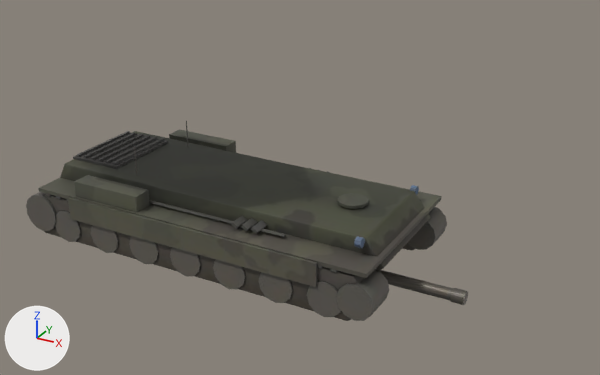
The glTF model www/field/models/leo.glb, before and after one commit.
Camera for both pictures: a 50 mm lens placed at (8.8, -13.3, 8.16), pointed at (1.47, 0.02, 1.5). Every picture has the same lights, and +X, +Y and +Z are marked at lower left. The picture after the commit comes second. Where no turn or scale is listed for an object, it has been applied to the vertices. Vertices at exactly the same position are counted once.

The first picture shows 'g_leo_gun', 'g_leo_hull', 'g_leo_turret'.
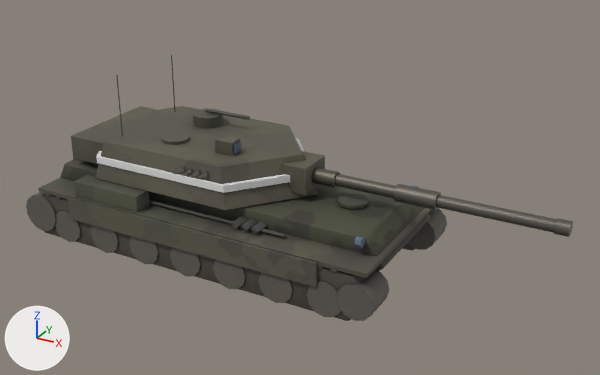
Where the change shows, as pixel boxes (x1, y1, x2, y2) in the pictures (600 x 375 px):
'g_leo_turret', moved (mostly hidden before): before (134, 121, 188, 175); after (71, 55, 325, 210)
'g_leo_gun', moved: before (379, 270, 468, 305); after (312, 167, 573, 237)

What changed in the scene script:
```text
Change me_цилиндр_3433:
    used by ob_g_leo_gun; location = (4.2, 0.0, 1.99)
    remove me_цилиндр_3433.from_pydata(...)  # 112 vertices, 208 faces; spans x -4.2..0.83, y -0.17..0.17, z -2.16..-1.82
    add me_цилиндр_3433.from_pydata(...)  # 112 vertices, 208 faces; spans x 0.0..5.02, y -0.17..0.17, z -0.17..0.17
    me_цилиндр_3433 part 1: the whole mesh is moved by (4.2, 0.0, 1.99)
Change ob_g_leo_turret:
    ob_g_leo_turret.location: (0.0, 0.0, 0.0) -> (-0.3, 0.0, 1.46)
Change ob_g_leo_gun:
    ob_g_leo_gun.location: (4.2, 0.0, 1.99) -> (1.7, 0.0, 1.85)
```
